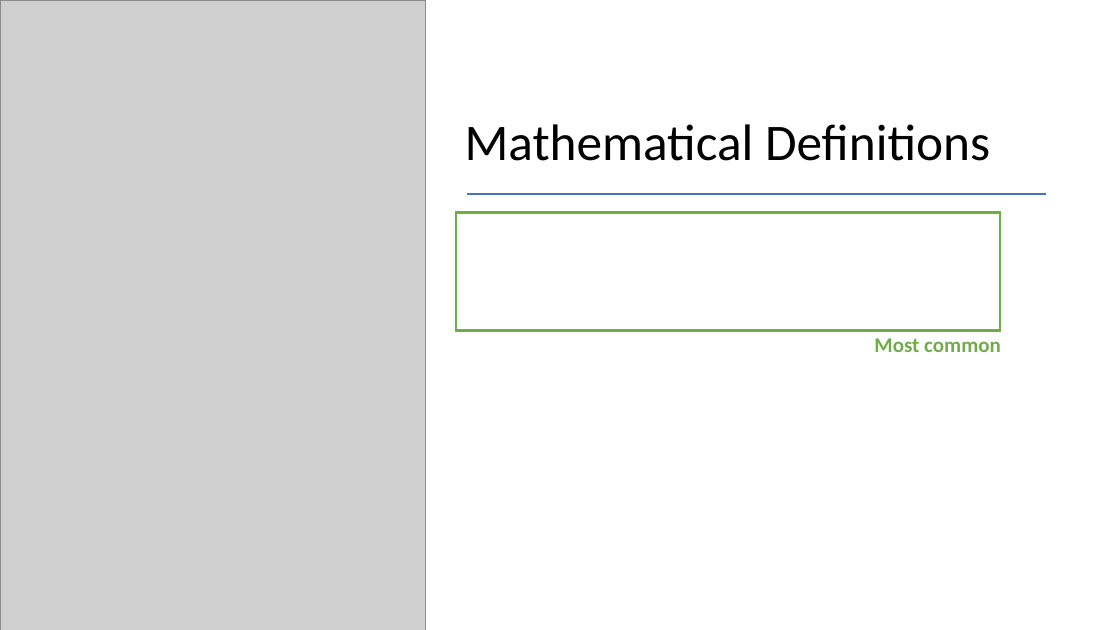
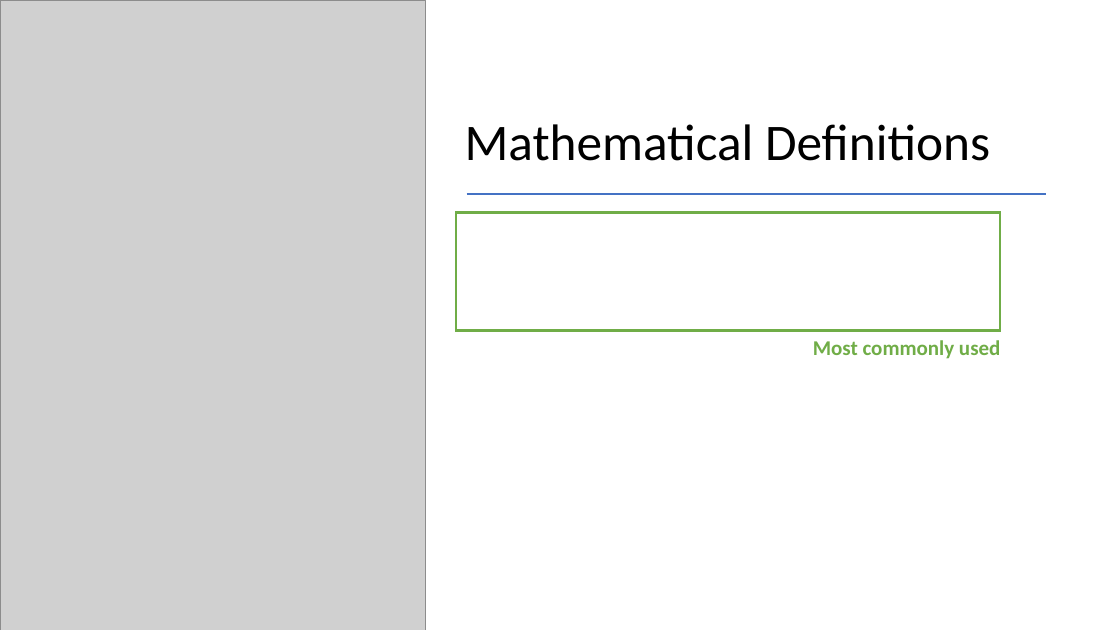
Before and after one commit to mhahsler/CS2341, a slide deck: slide 4 of Chapter2_Algorithm_Analysis/slides/Chapter2_Algorithm_Analysis.pptx. Drawn at 1120x630 pixels with LibreOffice and Linux fonts; fonts in the diff are those of the drawing; grey boxes stand for pictures. Boxes give left, top, right and bottom in pixels: in the first picture for what was removed or moved away, otherwise in the second. Text is boxed around its words. In the diff, an @@ line names an element or a change of style, - is before the commit and + after.

Commit message:
improved slides.

```diff
--- a/Chapter2_Algorithm_Analysis/slides/Chapter2_Algorithm_Analysis.pptx
+++ b/Chapter2_Algorithm_Analysis/slides/Chapter2_Algorithm_Analysis.pptx
@@ text at (813,340,1000,359): text changed @@
-Most common
+Most commonly used
```
Also in this commit, not shown: 1 other slide changed, 2 other files.
